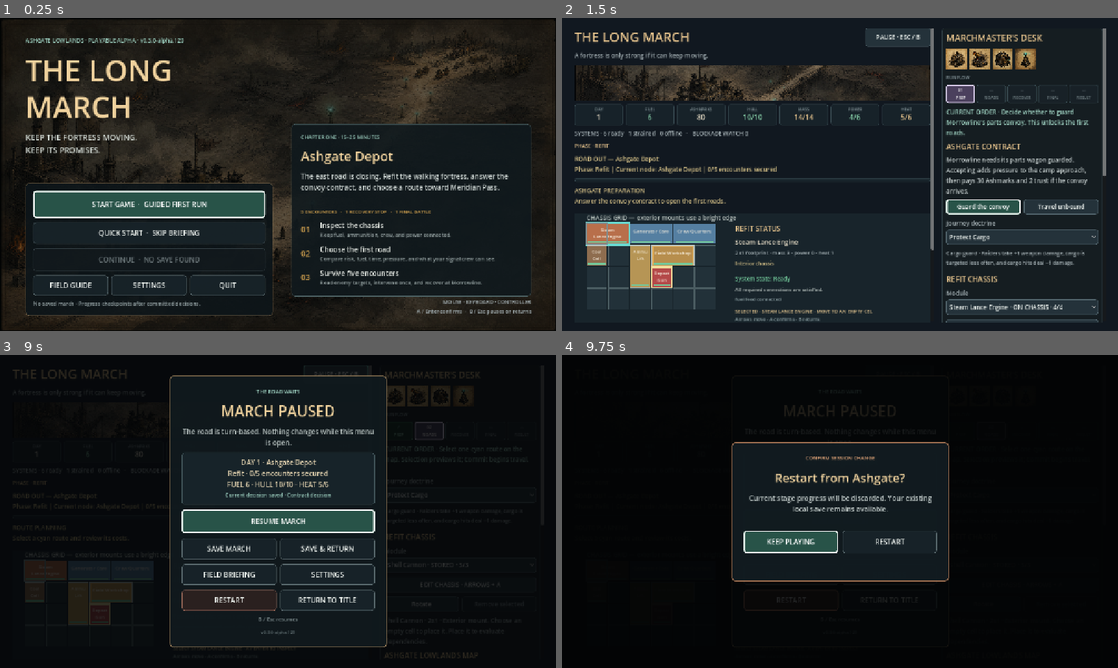
Above: before the commit, frames 1-4 (two rows, left to right).
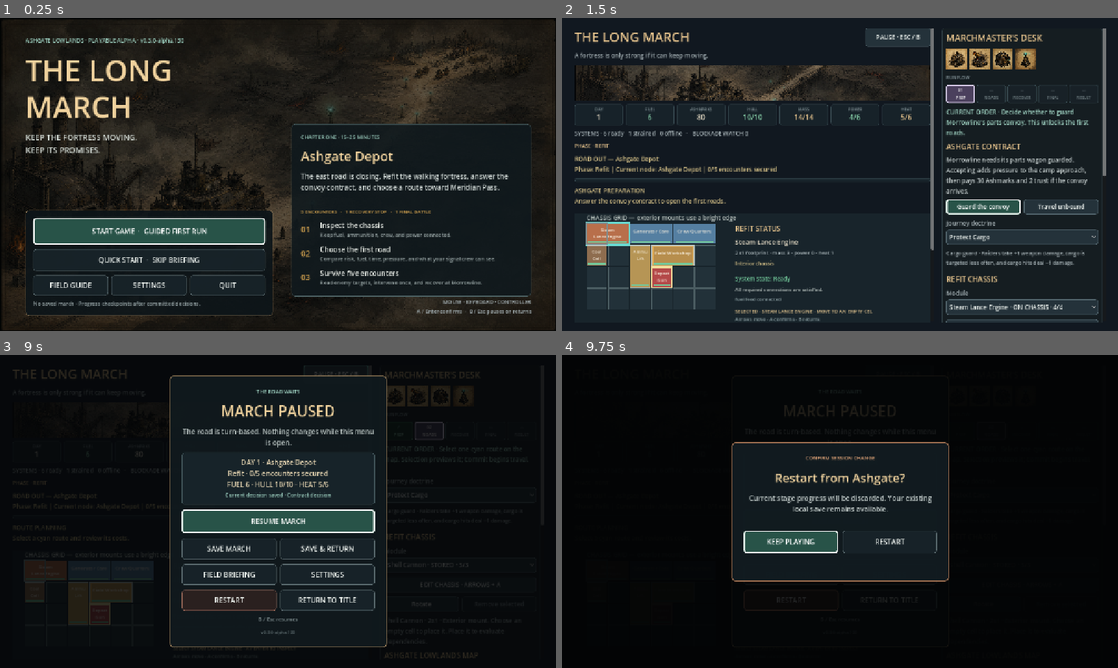
Above: after the commit, the same moments.

Repository: raphaelroshan/the-long-march
Game: Godot game, scene res://scenes/App.tscn
Same seed, same stepped clock (60 frames per second), same inputs: the game is played once before the commit and once after it.
Inputs:
- Up to frame 1 (0.25 s): no input
- Up to frame 2 (1.5 s): click "START GAME · GUIDED FIRST RUN" at 0.5 s; click "SKIP BRIEFING" at 1.25 s
- Up to frame 3 (9 s): click "Guard the convoy" at 2 s; click "Protect Cargo" at 2.75 s; click "Steam Lance Engine · ON CHASS…" at 3.5 s; click "Protect Cargo" at 4.25 s; click "Front Armor Plate · STORED · …" at 5 s; click "EDIT CHASSIS · ARROWS + A" at 5.75 s; click "Refugee Bunk · STORED · 3/3" at 6.5 s; click "Rotate" at 7.25 s; click "Shell Cannon · STORED · 3/3" at 8 s; click "PAUSE · ESC / B" at 8.75 s
- Up to frame 4 (9.75 s): click "RESTART" at 9.5 s

The runs differ from the first frame. In frame 1, 8.2% of the frame differs, in the area x 4-49%, y 6-81%; in frame 2, nothing differs; in frame 3, less than 0.1%; in frame 4, less than 0.1%.

Commit message:
Remove dead continue action without a save

Diff:
--- a/project.godot
+++ b/project.godot
@@ -4,7 +4,7 @@
 
 [application]
 config/name="The Long March"
-config/version="0.3.0-alpha.129"
+config/version="0.3.0-alpha.130"
 run/main_scene="res://scenes/App.tscn"
 config/features=PackedStringArray("4.4", "GL Compatibility")
 
--- a/src/ui/app.gd
+++ b/src/ui/app.gd
@@ -901,6 +901,7 @@
 		start_button.tooltip_text = "Begin at Ashgate Depot with the four-part Marchmaster briefing."
 	quick_start_button.visible = not briefing_complete
 	quick_start_button.text = "NEW QUICK RUN · SKIP BRIEFING" if has_valid_save else "QUICK START  ·  SKIP BRIEFING"
+	continue_button.visible = has_valid_save
 	continue_button.disabled = not has_valid_save
 	save_recovery_button.visible = has_invalid_save
 	var actions := start_button.get_parent()
--- a/tests/test_app_shell.gd
+++ b/tests/test_app_shell.gd
@@ -32,9 +32,8 @@
 	_expect(app.title_build_label.text.contains(String(ProjectSettings.get_setting("application/config/version"))), "the title should expose the exact build version for playtest reports")
 	_expect(app.start_button.has_focus(), "Start Game should receive initial keyboard or controller focus")
 	_expect(app.start_button.get_node_or_null(app.start_button.focus_neighbor_bottom) == app.quick_start_button, "title navigation should move down from Guided Start to Quick Start")
-	_expect(app.continue_button.get_node_or_null(app.continue_button.focus_neighbor_bottom) == app.settings_button, "title navigation should move from Continue to the central utility action")
 	_expect(app.settings_button.get_node_or_null(app.settings_button.focus_neighbor_left) == app.guide_button and app.settings_button.get_node_or_null(app.settings_button.focus_neighbor_right) != null, "title navigation should traverse the utility row explicitly")
-	_expect(app.continue_button.disabled, "Continue should explain that no local save exists")
+	_expect(not app.continue_button.visible and app.continue_button.disabled, "Continue should stay out of the action stack when no local save exists")
 	_expect(app.quick_start_button.get_node_or_null(app.quick_start_button.focus_neighbor_bottom) == app.settings_button and app.settings_button.get_node_or_null(app.settings_button.focus_neighbor_top) == app.quick_start_button, "no-save navigation should route around disabled Continue")
 	_expect(app.quick_start_button.get_node_or_null(app.quick_start_button.focus_next) == app.guide_button and app.quit_button.get_node_or_null(app.quit_button.focus_next) == app.start_button, "no-save Tab navigation should skip Continue and wrap through visible title actions")
 	_expect(app.guide_button.text == "FIELD GUIDE" and app.save_status_label.text.contains("checkpoints"), "the title should use player-facing guide and autosave language")
@@ -51,7 +50,7 @@
 	invalid_save.store_string("{not valid save data")
 	invalid_save.close()
 	app._refresh_title_state()
-	_expect(app.continue_button.disabled and app.continue_button.text.contains("UNAVAILABLE"), "invalid save data should never enable Continue")
+	_expect(not app.continue_button.visible and app.continue_button.disabled, "invalid save data should never expose Continue as an actionable choice")
 	_expect(app.save_status_label.text.contains("Invalid data"), "the title screen should explain why a save is unavailable")
 	_expect(app.save_recovery_button.visible and app.quick_start_button.get_node_or_null(app.quick_start_button.focus_neighbor_bottom) == app.save_recovery_button, "an invalid save should expose a direct recovery action in the title flow")
 	_expect(app.quick_start_button.get_node_or_null(app.quick_start_button.focus_next) == app.save_recovery_button and app.save_recovery_button.get_node_or_null(app.save_recovery_button.focus_next) == app.guide_button, "invalid-save Tab navigation should include the recovery action")
@@ -300,7 +299,7 @@
 		_expect(app.confirmation_view.visible and app.confirmation_confirm_button.text == "CLEAR SAVE", "clearing a save should require explicit confirmation")
 		app.confirmation_confirm_button.pressed.emit()
 		await process_frame
-		_expect(not FileAccess.file_exists(ProjectSettings.globalize_path(SAVE_PATH)) and app.continue_button.disabled, "confirmed save clearing should remove Continue progress")
+		_expect(not FileAccess.file_exists(ProjectSettings.globalize_path(SAVE_PATH)) and not app.continue_button.visible and app.continue_button.disabled, "confirmed save clearing should remove Continue from the title action stack")
 		_expect(app.clear_save_button.disabled and app.settings_close_button.has_focus(), "clearing the save should move focus away from the newly disabled action")
 		_expect(app.autosave_button.get_node_or_null(app.autosave_button.focus_neighbor_bottom) == app.settings_close_button  …(206 unchanged characters)…
 
--- a/tools/ci_manifest.json
+++ b/tools/ci_manifest.json
@@ -1,7 +1,7 @@
 {
   "slug": "the-long-march",
   "display_name": "The Long March",
-  "prototype_version": "0.3.0-alpha.129",
+  "prototype_version": "0.3.0-alpha.130",
   "playtest_ready": true,
   "godot_test": "res://tests/test_fortress_state.gd",
   "primary_repo": "raphaelroshan/the-long-march",
Not shown, changed: export_presets.cfg
Not shown, changed: docs/decision_log.md
